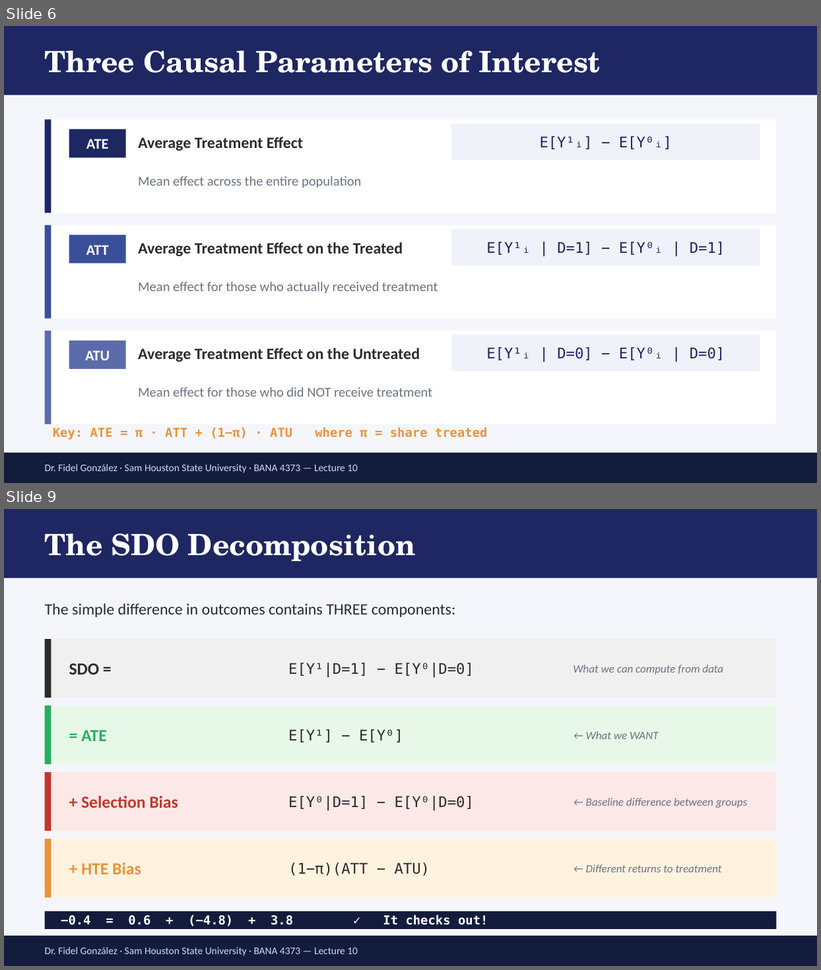
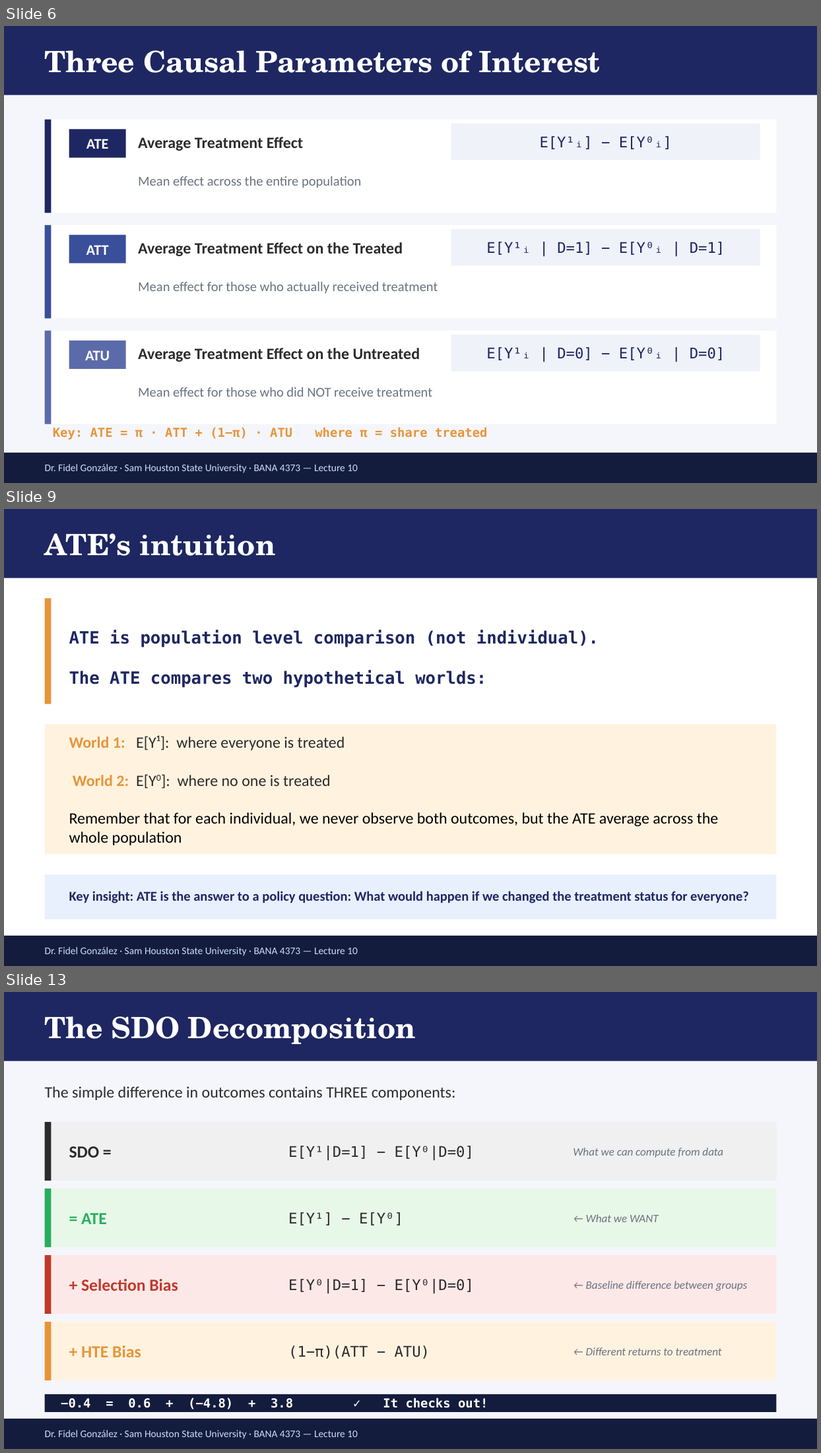
Before and after one commit to FidelGo/BANA4373-sp26, a slide deck: ECON4370 Lecture10 Potential Outcomes.pptx. Shown one above the other, each under a label of ours: slides 6 and 9 before the commit, slides 6, 9 and 13 after it; the slides between them are not shown. The pictures are 821x970 and 821x1453 pixels, drawn with LibreOffice and Linux fonts; fonts in the diff are those of the drawing. Boxes give left, top, right and bottom in pixels: in the first picture for what was removed or moved away, otherwise in the second. Text is boxed around its words. In the diff, an @@ line names an element or a change of style, - is before the commit and + after.

```diff
--- a/ECON4370 Lecture10 Potential Outcomes.pptx
+++ b/ECON4370 Lecture10 Potential Outcomes.pptx
@@ slide 9 added at (4, 509, 817, 966), background #FFFFFF @@
@@ rectangle added at (4, 509, 817, 578), fill #1E2761 @@
@@ text added at (45, 533, 276, 556), 26 pt, text #FFFFFF, bold @@
+ATE’s intuition
@@ rectangle added at (45, 599, 776, 704), fill #FFFFFF @@
@@ rectangle added at (45, 599, 51, 704), fill #E8943A @@
@@ text added at (69, 630, 599, 688), 15 pt, text #1E2761, bold @@
+ATE is population level comparison (not individual).
+The ATE compares two hypothetical worlds:
@@ rectangle added at (45, 724, 776, 855), fill #FFF3E0 @@
@@ text added at (69, 735, 719, 846), 14 pt, text #000000 @@
+World 1: E[Y¹]: where everyone is treated
+World 2: E[Y0]: where no one is treated
+Remember that for each individual, we never observe both outcomes, but the ATE average across the whole population
@@ rectangle added at (45, 875, 776, 920), fill #E8F0FE @@
@@ text added at (69, 891, 749, 904), 12 pt, text #1E2761, bold @@
+Key insight: ATE is the answer to a policy question: What would happen if we changed the treatment status for everyone?
@@ rectangle added at (4, 936, 817, 966), fill #141C3D @@
@@ text added at (45, 947, 358, 956), 9 pt, text #CADCFC @@
+Dr. Fidel González · Sam Houston State University · BANA 4373 — Lecture 10
@@ what was slide 9 is now slide 13 @@
```
Also in this commit, not shown: 3 slides changed, 3 other slides added, 17 other files.
